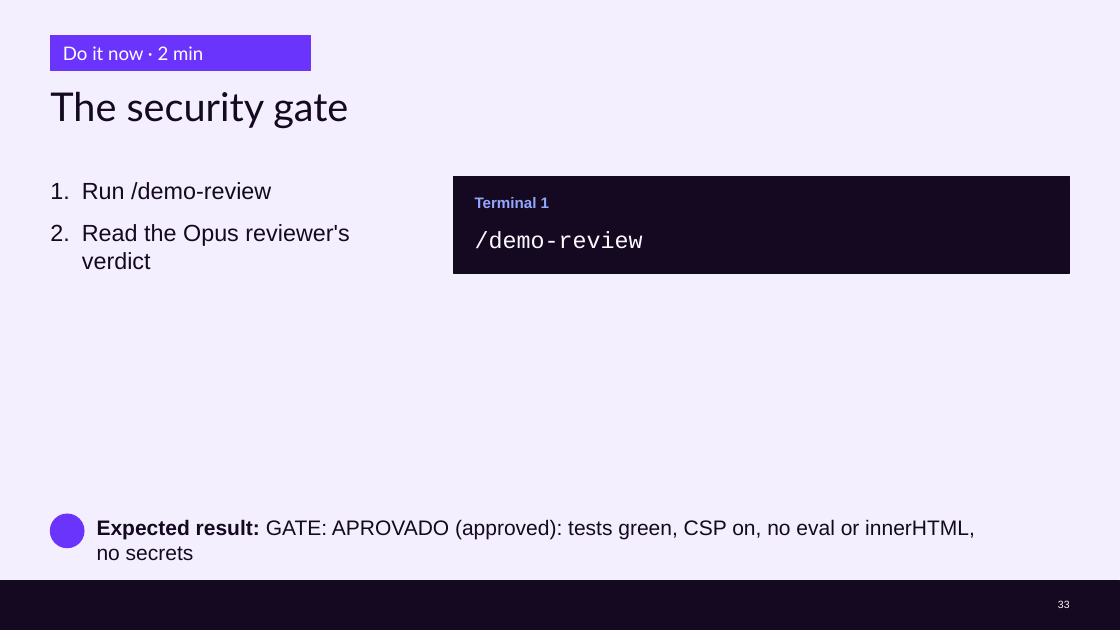
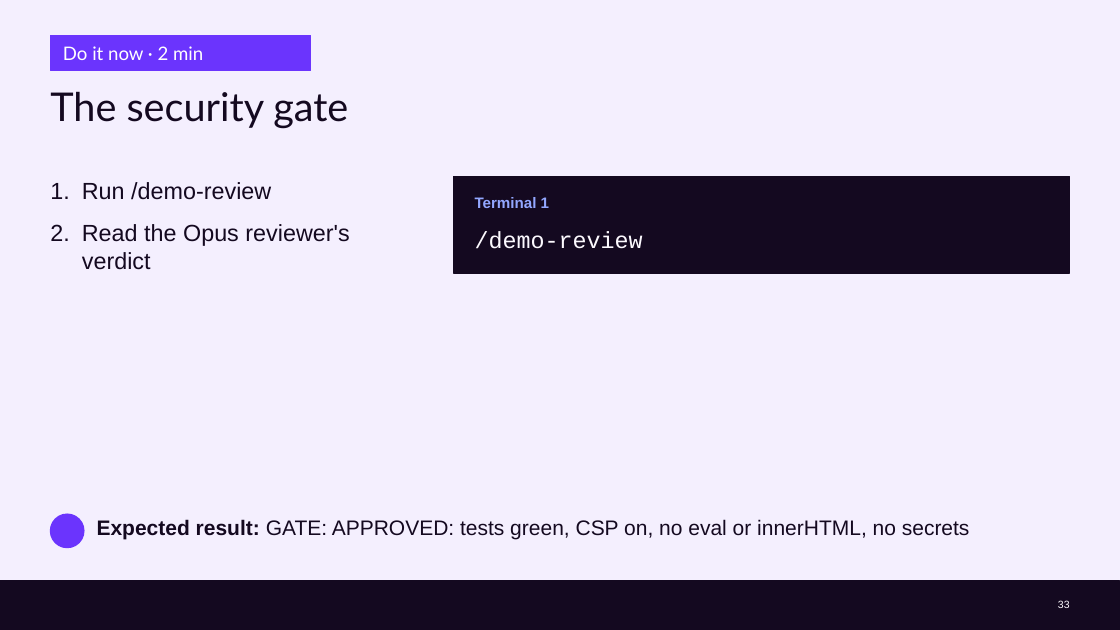
Before and after one commit to cx-guilherme-pinto/workshop-claude, a slide deck: slide 33 of slides/workshop.en.pptx. Drawn at 1120x630 pixels with LibreOffice and Linux fonts; fonts in the diff are those of the drawing; background and template pictures are left out. Boxes give left, top, right and bottom in pixels: in the first picture for what was removed or moved away, otherwise in the second. Text is boxed around its words. In the diff, an @@ line names an element or a change of style, - is before the commit and + after.

```diff
--- a/slides/workshop.en.pptx
+++ b/slides/workshop.en.pptx
@@ text at (97, 519, 970, 539): text changed @@
-Expected result: GATE: APROVADO (approved): tests green, CSP on, no eval or innerHTML, no secrets
+Expected result: GATE: APPROVED: tests green, CSP on, no eval or innerHTML, no secrets
```
Also in this commit, not shown: 11 other slides changed, 35 other files.
